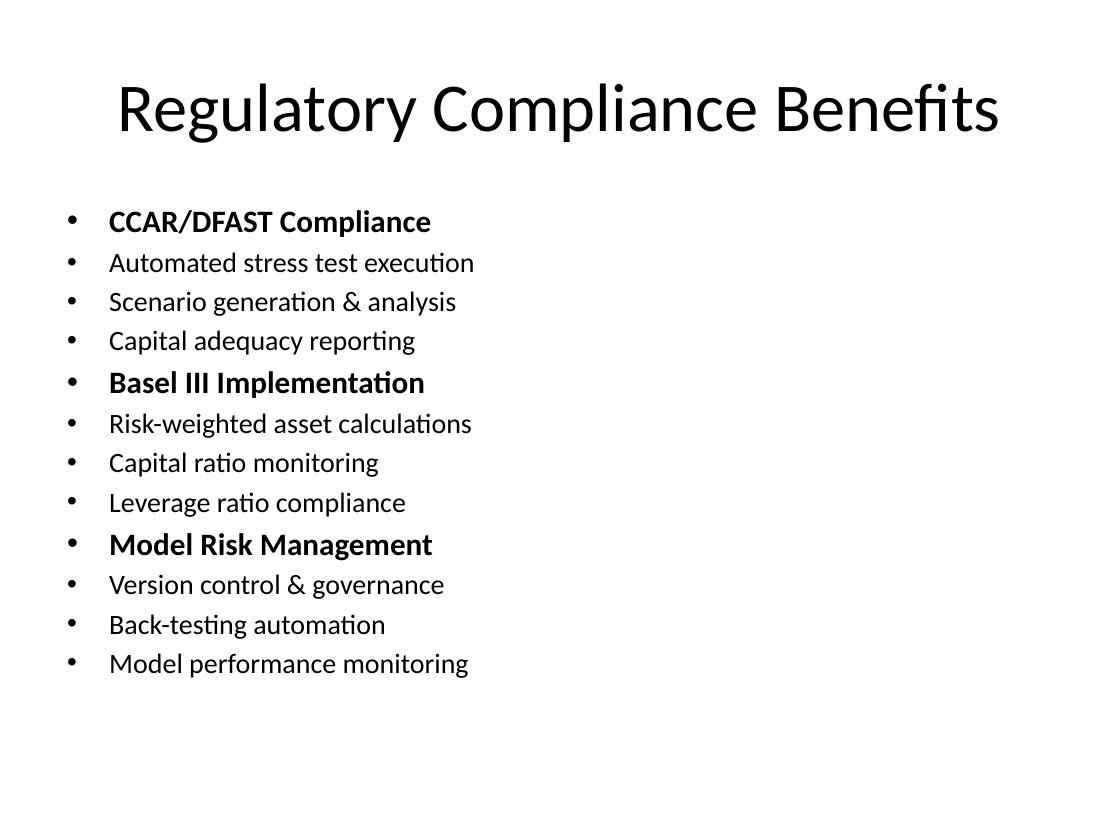
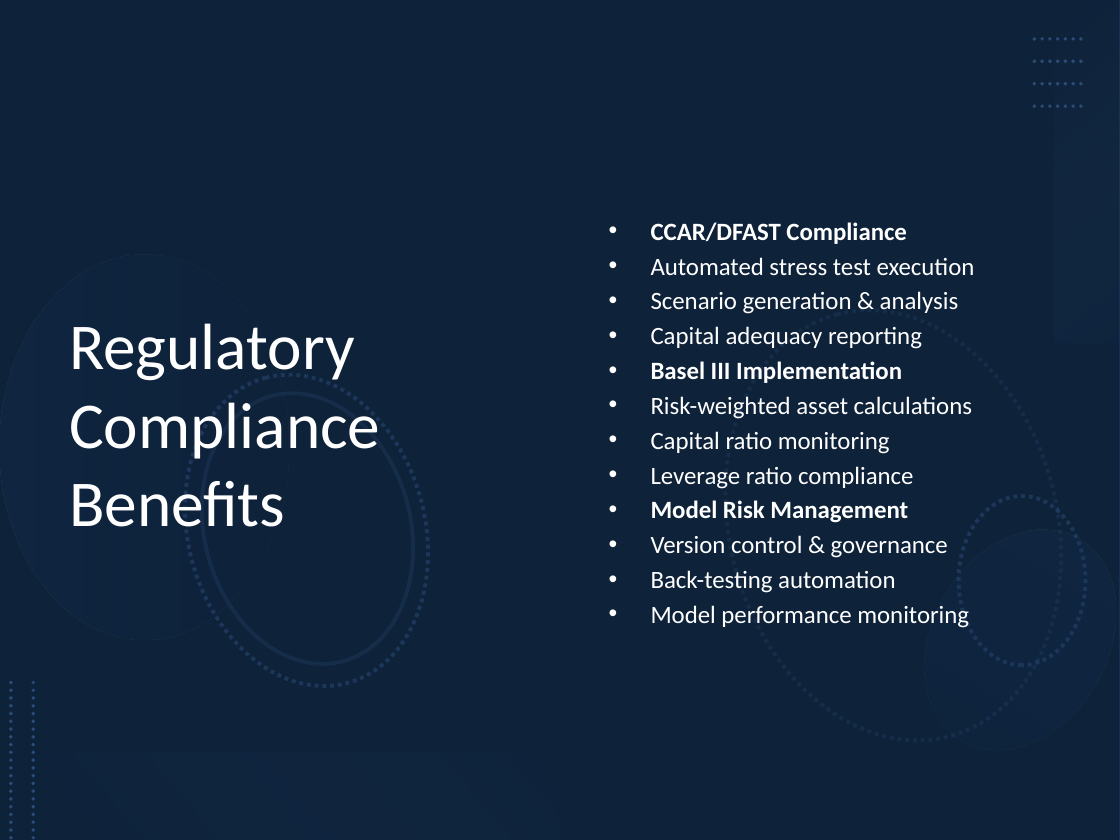
Before and after one commit to karthikvx/credit-risk-service-app, a slide deck: slide 14 of aws_credit_risk_architecture.pptx (slide 16 before the commit). Drawn at 1120x840 pixels with LibreOffice and Linux fonts; fonts in the diff are those of the drawing. Boxes give left, top, right and bottom in pixels: in the first picture for what was removed or moved away, otherwise in the second. Text is boxed around its words. In the diff, an @@ line names an element or a change of style, - is before the commit and + after.

```diff
--- a/aws_credit_risk_architecture.pptx
+++ b/aws_credit_risk_architecture.pptx
@@ rectangle added at (0, 0, 1120, 840), fill #1F497D @@
@@ rectangle added at (0, 0, 1120, 840), fill #000000 at 53% opacity @@
@@ rectangle added at (1055, 0, 1120, 343), fill gradient #8EB4E3 to #17375E @@
@@ title "Regulatory Compliance Benefits": place and size @@
-title "Regulatory Compliance Benefits" at (118, 83, 1000, 143)
+title "Regulatory Compliance Benefits" at (69, 323, 380, 527)
@@ title "Regulatory Compliance Benefits" at (69, 323, 380, 527): size 44 to 42 pt, text colour #000000 to #FFFFFF; alignment centre to left @@
@@ text "CCAR/DFAST Compliance": place and size @@
-text "CCAR/DFAST Compliance" at (109, 210, 474, 678)
+text "CCAR/DFAST Compliance" at (651, 222, 975, 628)
@@ text "CCAR/DFAST Compliance" at (651, 222, 975, 628): size 20 to 16 pt in "CCAR/DFAST Compliance", "Basel III Implementation", "Model Risk Management"; text colour #000000 to #FFFFFF; size 18 to 16 pt in "Automated stress test execution", "Scenario generation & analysis", "Capital adequacy reporting", "Risk-weighted asset calculations" and 5 more places; vertical alignment top to middle @@
@@ group added at (1035, 39, 1085, 106): 4 lines @@
@@ group added at (0, 254, 1120, 784): 6 ellipses @@
@@ line added from (11, 682) to (11, 840), #0F243E 2.5 pt dashed @@
@@ line added from (34, 682) to (34, 840), #0F243E 2.5 pt dashed @@
@@ rectangle added at (0, 753, 560, 840), fill gradient #0F243E to #558ED5 @@
```
Also in this commit, not shown: 17 other slides changed, 3 slides removed.
